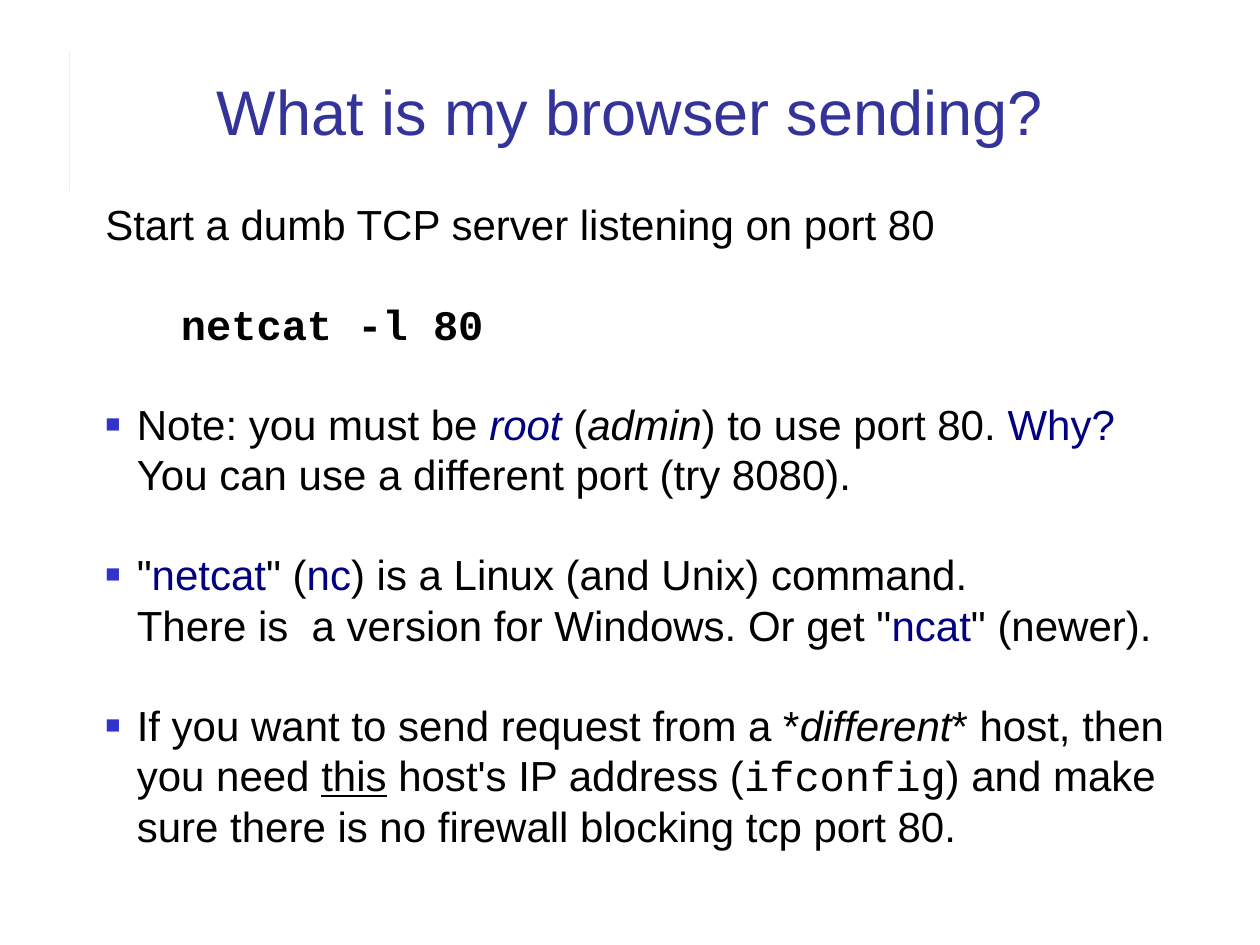
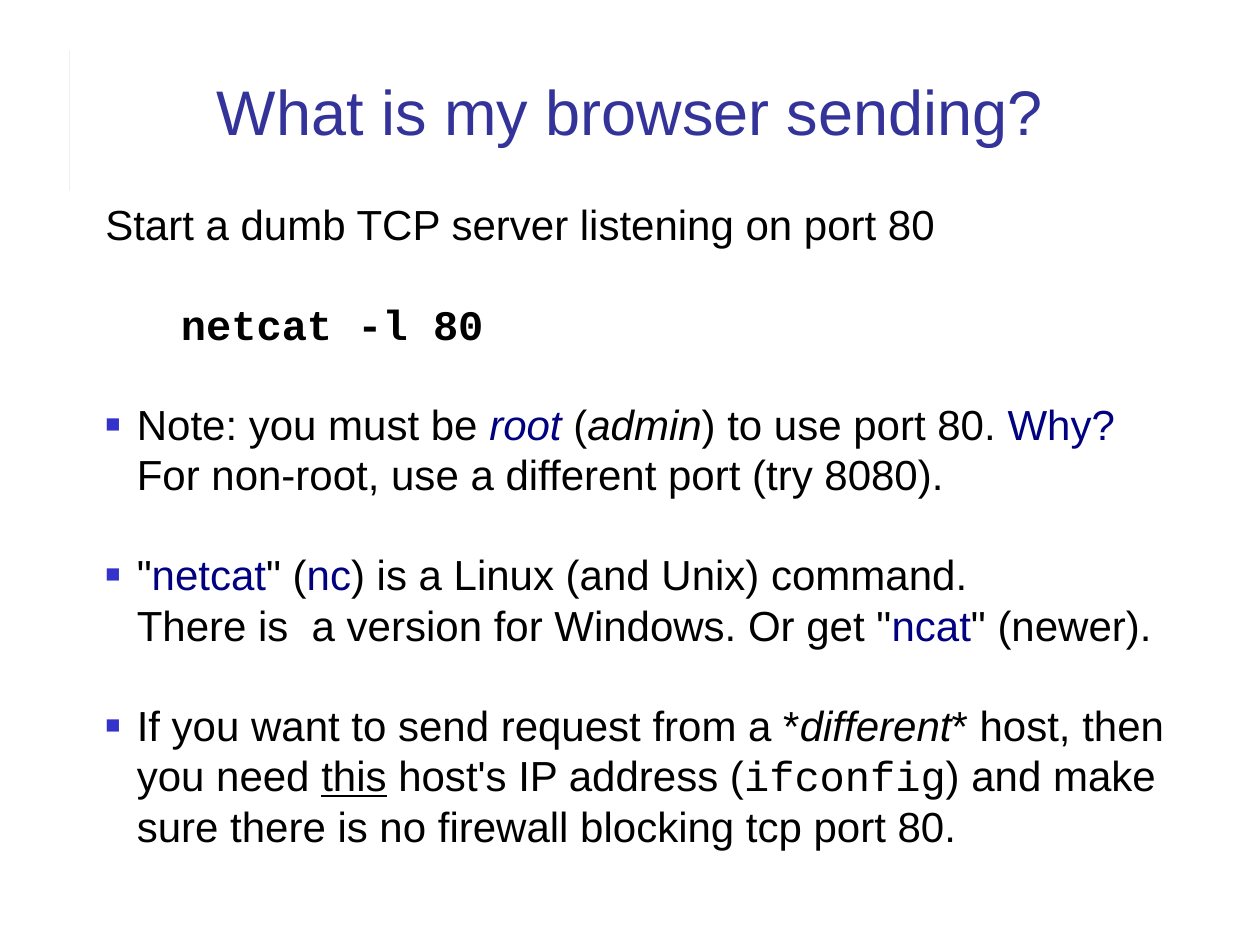
Before and after one commit to cpske/ISP, a slide deck: slide 2 of web/HTTP-in-Action.ppt. Drawn at 1260x945 pixels with LibreOffice and Linux fonts; fonts in the diff are those of the drawing. Boxes give left, top, right and bottom in pixels: in the first picture for what was removed or moved away, otherwise in the second. Text is boxed around its words. In the diff, an @@ line names an element or a change of style, - is before the commit and + after.

```diff
--- a/web/HTTP-in-Action.ppt
+++ b/web/HTTP-in-Action.ppt
@@ text at (137,409,1115,499): text changed @@
-■ Note: you must be root (admin) to use port 80. Why? You can use a different port (try 8080).
+■ Note: you must be root (admin) to use port 80. Why? For non-root, use a different port (try 8080).
```
Also in this commit, not shown: 8 other slides changed, 21 other files.
